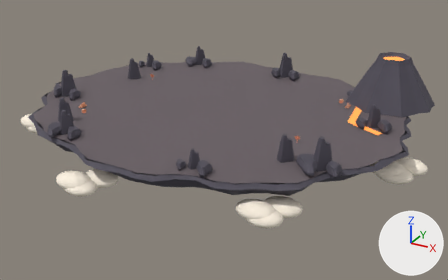
Renders of the glTF model public/models/worlds/volcano.glb from each side of a commit.
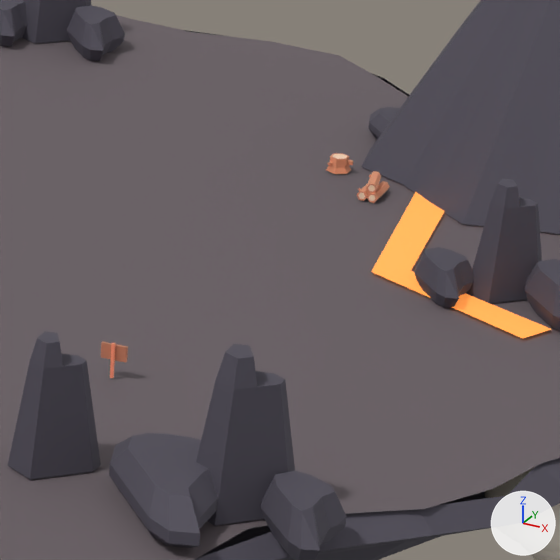
The first picture shows the older version from a camera (50 mm lens) standing at (54.6, -95.9, 41.5) and looking at (2.9, -1.9, -5.4). The close-ups show the older and then the newer version on the part from 61% to 86% of the width and 25% to 64% of the height of that picture. Only the edits that show in the close-ups are written down. The lights are fixed; the arrows at lower right show +X, +Y and +Z. Where no turn or scale is listed for an object, it has been applied to the vertices. Vertices at exactly the same position are counted once.

Names of what the first close-up shows: 'Scenery_volcano.006', 'Surface_volcano.006', 'Water_volcano.006'.
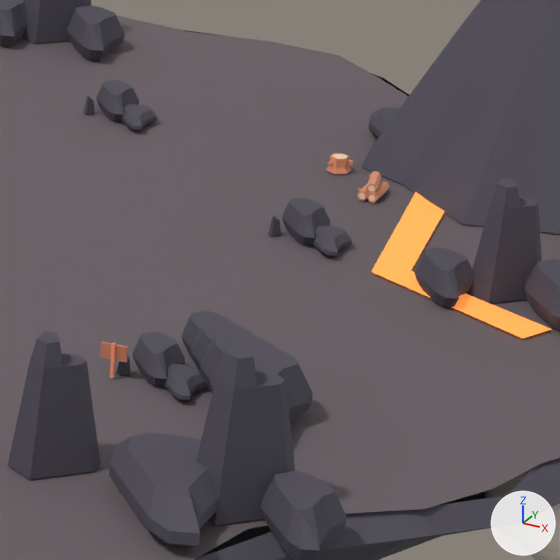
Location of each change, [x1, y1, x2, y2] in pixels of the close-ups (560 x 560 px):
part 1 of me_sphere_1620, added
    after: [282, 197, 330, 246]
part 2 of me_sphere_1620, added
    after: [312, 225, 352, 257]
part 3 of me_sphere_1620, added
    after: [268, 215, 281, 236]
part 4 of me_sphere_1620, added
    after: [132, 332, 185, 387]
part 5 of me_sphere_1620, added
    after: [164, 364, 207, 401]
part 6 of me_sphere_1620, added
    after: [117, 356, 131, 375]
part 7 of me_sphere_1620, added
    after: [96, 80, 139, 122]
part 8 of me_sphere_1620, added
    after: [121, 104, 157, 131]
part 9 of me_sphere_1620, added
    after: [83, 95, 95, 114]
part 10 of me_sphere_1620, added
    after: [181, 311, 232, 359]
part 11 of me_sphere_1620, added
    after: [191, 320, 252, 371]
part 12 of me_sphere_1620, added
    after: [200, 330, 273, 394]
part 13 of me_sphere_1620, added
    after: [210, 340, 313, 424]

Diff of the bpy script that builds the scene:
```diff
--- a/public/models/worlds/volcano.glb.py
+++ b/public/models/worlds/volcano.glb.py
@@ me_sphere_1620 @@
 # used by ob_scenery_volcano_006; location = (35.0, -1.7, -5.0)
-me_sphere_1620.from_pydata(...)  # 3802 vertices, 7498 faces; spans x -70.9..4.6, y -30.6..34.0, z -1.3..14.0
+me_sphere_1620.from_pydata(...)  # 4930 vertices, 9794 faces; spans x -70.9..4.6, y -30.6..34.0, z -1.3..14.0
+# me_sphere_1620 part 1: the loose piece of 40 vertices spanning x -9.1..-6.9, y 4.2..7.2, z 5.0..6.2 is copied, and the copy is scaled about its middle by 0.84, then moved by (-6.0, 3.0, -0.1); it spans x -14.9..-13.1, y 7.5..9.9, z 5.0..6.0
+# me_sphere_1620 part 2: the loose piece of 42 vertices spanning x -15.5..-12.5, y 17.7..21.7, z 5.0..6.0 is copied, and the copy is scaled about its middle by 0.55, then moved by (1.2, -11.8, -0.2); it spans x -13.6..-12.0, y 6.8..9.0, z 5.0..5.5
+# me_sphere_1620 part 3: the loose piece of 19 vertices spanning x -7.2..-4.8, y 5.6..7.8, z 5.0..9.0 is copied, and the copy is scaled about its middle by 0.175, then moved by (-8.8, 1.5, -1.7); it spans x -15.0..-14.6, y 8.0..8.4, z 5.0..5.7
+# me_sphere_1620 part 4: the loose piece of 40 vertices spanning x -27.9..-26.1, y -24.5..-22.1, z 5.0..6.0 is copied, and the copy is moved by (13.0, 18.0, 0.0); it spans x -14.9..-13.1, y -6.5..-4.1, z 5.0..6.0
+# me_sphere_1620 part 5: the loose piece of 42 vertices spanning x -12.3..-7.7, y -17.2..-11.4, z 5.0..6.5 is copied, and the copy is scaled about its middle by 0.367, then moved by (-2.8, 8.2, -0.5); it spans x -13.6..-12.0, y -7.2..-5.0, z 5.0..5.5
+# me_sphere_1620 part 6: the loose piece of 19 vertices spanning x -15.2..-12.8, y -14.5..-12.1, z 5.0..9.2 is copied, and the copy is scaled about its middle by 0.167, then moved by (-0.8, 7.5, -1.8); it spans x -15.0..-14.6, y -6.0..-5.6, z 5.0..5.7
+# me_sphere_1620 part 7: the loose piece of 40 vertices spanning x -30.3..-27.7, y 22.9..26.5, z 5.0..6.5 is copied, and the copy is scaled about its middle by 0.7, then moved by (4.0, -7.0, -0.2); it spans x -25.9..-24.1, y 16.5..18.9, z 5.0..6.0
+# me_sphere_1620 part 8: the loose piece of 42 vertices spanning x -15.5..-12.5, y 17.7..21.7, z 5.0..6.0 is copied, and the copy is scaled about its middle by 0.55, then moved by (-9.8, -2.8, -0.2); it spans x -24.6..-23.0, y 15.8..18.0, z 5.0..5.5
+# me_sphere_1620 part 9: the loose piece of 19 vertices spanning x -32.5..-29.5, y 24.3..27.1, z 5.0..10.0 is copied, and the copy is scaled about its middle by 0.14, then moved by (5.2, -8.5, -2.2); it spans x -26.0..-25.6, y 17.0..17.4, z 5.0..5.7
+# me_sphere_1620 part 10: the loose piece of 40 vertices spanning x -9.1..-6.9, y 4.2..7.2, z 5.0..6.2 is copied, and the copy is moved by (-5.0, -9.0, 0.0); it spans x -14.1..-11.9, y -4.7..-1.9, z 5.0..6.2
+# me_sphere_1620 part 11: the loose piece of 40 vertices spanning x -7.3..-4.7, y -16.1..-12.5, z 5.0..6.5 is copied, and the copy is moved by (-6.0, 9.7, 0.0); it spans x -13.3..-10.7, y -6.3..-2.9, z 5.0..6.5
+# me_sphere_1620 part 12: a new loose piece of 40 vertices spanning x -12.5..-9.5, y -7.9..-3.9, z 5.0..6.7, in mat_release_volcano_cliff_006 (dark grey #504c58)
+# me_sphere_1620 part 13: a new loose piece of 40 vertices spanning x -11.7..-8.3, y -9.5..-4.9, z 5.0..7.0, in mat_release_volcano_cliff_006 (dark grey #504c58)
+# other edits to the shape of me_sphere_1620 do not show in these pictures
 me_sphere_1620.materials.append(mat_release_cloud_006)
```
